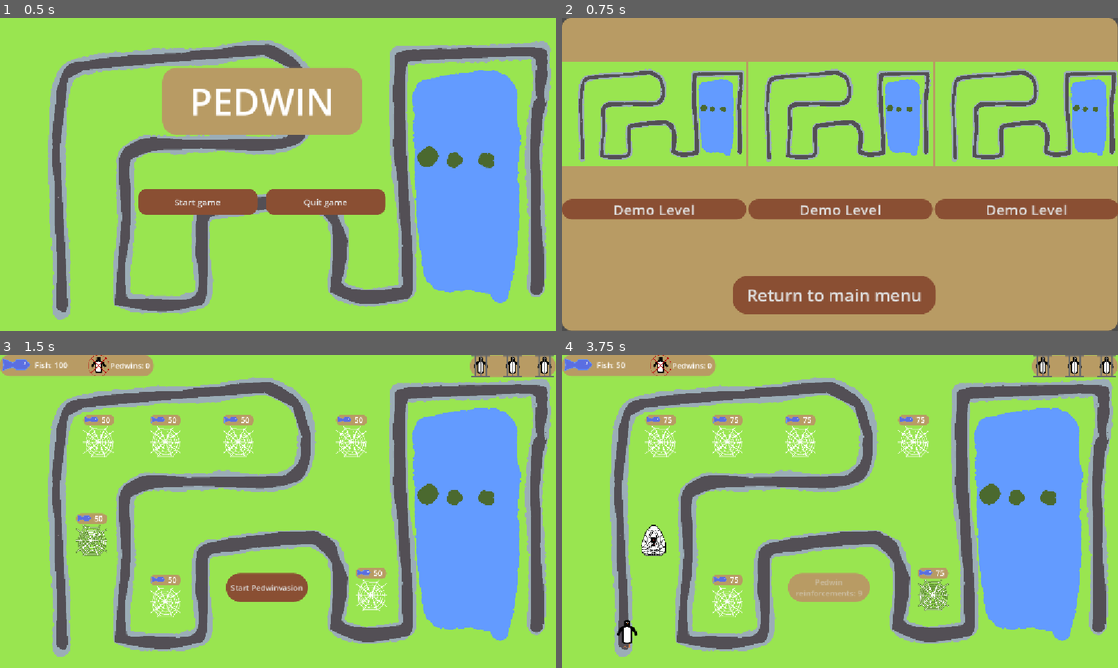
Above: before the commit, frames 1-4 (two rows, left to right).
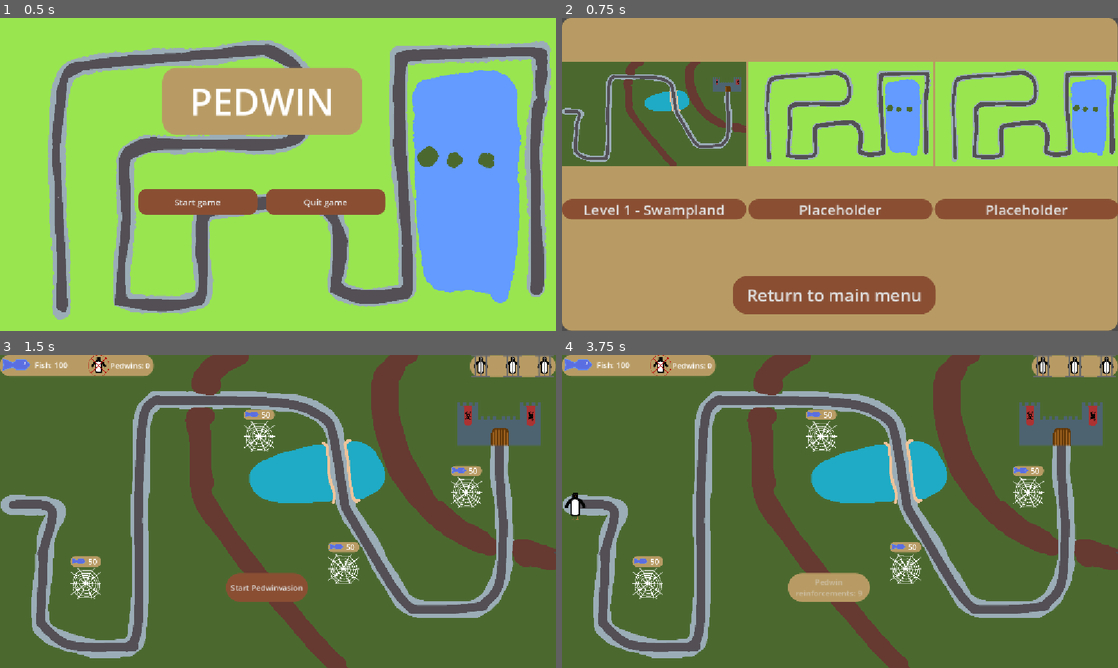
Above: after the commit, the same moments.

Repository: CrimsonCloak/pedwin
Game: Godot game, scene res://Scenes/menu.tscn
Two runs of this game, one before a commit and one after it. Both use one fixed random seed, a clock stepped at 60 frames per second and the inputs below.
Inputs (mouse positions are in pixels of both pictures, inside the frame that each line leads up to):
- Up to frame 1 (0.5 s): no input
- Up to frame 2 (0.75 s): click "Start game" at 0.5 s
- Up to frame 3 (1.5 s): click "Demo Level" (after the commit: "Level 1 - Swampland") at 1.25 s
- Up to frame 4 (3.75 s): click "Start Pedwinvasion" at 2 s; tap Enter at 2.75 s; move the mouse to (650, 539) at 2.77 s; click (650, 539) at 2.92 s; tap Space at 3.5 s; move the mouse to (934, 596) at 3.52 s; click (934, 596) at 3.67 s

Frame 1 is identical in both runs. In frame 2, 12% of the frame differs, in the area x 0-91%, y 14-65%; in frame 3, 95%; in frame 4, 95%, in the area x 0-100%, y 0-100%.

Commit message:
Add Swampland draft

Diff:
--- /dev/null
+++ b/Scenes/Levels/level1.tscn
@@ -0,0 +1,51 @@
+[gd_scene format=3 uid="uid://cpjtts2nw66da"]
+
+[ext_resource type="Script" uid="uid://cur77xedsl4gn" path="res://Scripts/game.gd" id="1_c0r4e"]
+[ext_resource type="PackedScene" uid="uid://cmw57ycpp3g6g" path="res://Scenes/game_manager.tscn" id="2_m0h5h"]
+[ext_resource type="Texture2D" uid="uid://cpglqn11br3y8" path="res://Assets/Level1.png" id="3_c0r4e"]
+[ext_resource type="PackedScene" uid="uid://dcgd821vn4q86" path="res://Scenes/empty_plot.tscn" id="4_i36j2"]
+[ext_resource type="PackedScene" uid="uid://br4vn4h68fivi" path="res://Scenes/UI/level_hud.tscn" id="5_hkfpk"]
+
+[sub_resource type="Curve2D" id="Curve2D_qxrlw"]
+_data = {
+"points": PackedVector2Array(0, 0, 0, 0, 11, 310, 0, 0, 0, 0, 110, 323, 0, 0, 0, 0, 87, 441, 0, 0, 0, 0, 85, 558, 0, 0, 0, 0, 141, 602, 0, 0, 0, 0, 273, 605, 0, 0, 0, 0, 284, 564, 0, 0, 0, 0, 295, 122, 0, 0, 0, 0, 321, 95, 0, 0, 0, 0, 589, 98, 0, 0, 0, 0, 655, 119, 0, 0, 0, 0, 683, 143, 0, 0, 0, 0, 716, 312, 0, 0, 0, 0, 832, 512, 0, 0, 0, 0, 870, 529, 0, 0, 0, 0, 997, 520, 0, 0, 0, 0, 1031, 484, 0, 0, 0, 0, 1040, 429, 0, 0, 0, 0, 1043, 363, 0, 0, 0, 0, 1035, 235, 0, 0, 0, 0, 1035, 189)
+}
+point_count = 21
+
+[node name="Game" type="Node2D" unique_id=1903733899]
+script = ExtResource("1_c0r4e")
+
+[node name="GameManager" parent="." unique_id=1840653045 instance=ExtResource("2_m0h5h")]
+
+[node name="Background" type="Sprite2D" parent="." unique_id=1396405459]
+position = Vector2(577, 325)
+scale = Vector2(0.6009259, 0.6009259)
+texture = ExtResource("3_c0r4e")
+
+[node name="Path2D" type="Path2D" parent="." unique_id=1841170749]
+curve = SubResource("Curve2D_qxrlw")
+
+[node name="SpawnTimer" type="Timer" parent="." unique_id=1759072209]
+wait_time = 1.5
+
+[node name="StartButton" type="Button" parent="." unique_id=307434285]
+offset_left = 468.0
+offset_top = 452.0
+offset_right = 638.0
+offset_bottom = 511.0
+text = "Start Pedwinvasion"
+autowrap_mode = 2
+
+[node name="EmptyPlot" parent="." unique_id=1246639761 instance=ExtResource("4_i36j2")]
+position = Vector2(178, 473)
+
+[node name="EmptyPlot2" parent="." unique_id=1249612798 instance=ExtResource("4_i36j2")]
+position = Vector2(966, 285)
+
+[node name="LevelHud" parent="." unique_id=1502562895 instance=ExtResource("5_hkfpk")]
+
+[node name="EmptyPlot5" parent="." unique_id=182507889 instance=ExtResource("4_i36j2")]
+position = Vector2(712, 443)
+
+[node name="EmptyPlot6" parent="." unique_id=2052110965 instance=ExtResource("4_i36j2")]
+position = Vector2(537, 169)
--- a/Scenes/UI/level_selection_screen.tscn
+++ b/Scenes/UI/level_selection_screen.tscn
@@ -2,6 +2,7 @@
 
 [ext_resource type="Texture2D" uid="uid://b6h3ttwrjyk4b" path="res://Assets/Background_grey.png" id="1_162a4"]
 [ext_resource type="Script" uid="uid://bw818ekxhf8ot" path="res://Scripts/level_selection_screen.gd" id="1_kelw6"]
+[ext_resource type="Texture2D" uid="uid://cpglqn11br3y8" path="res://Assets/Level1.png" id="2_i6ngy"]
 
 [node name="LevelSelectionScreen" type="Control" unique_id=278618105]
 layout_mode = 3
@@ -31,13 +32,14 @@
 
 [node name="Level preview" type="TextureRect" parent="Panel/HBoxContainer/Level1" unique_id=123060680]
 layout_mode = 2
-texture = ExtResource("1_162a4")
+texture = ExtResource("2_i6ngy")
 expand_mode = 5
 
 [node name="StartLevel" type="Button" parent="Panel/HBoxContainer/Level1" unique_id=2134277698]
 layout_mode = 2
 theme_override_font_sizes/font_size = 30
-text = "Demo Level"
+text = "Level 1 - Swampland
+"
 
 [node name="Level2" type="VBoxContainer" parent="Panel/HBoxContainer" unique_id=62467847]
 layout_mode = 2
@@ -53,7 +55,8 @@
 [node name="StartLevel" type="Button" parent="Panel/HBoxContainer/Level2" unique_id=2063828446]
 layout_mode = 2
 theme_override_font_sizes/font_size = 30
-text = "Demo Level"
+text = "Placeholder
+"
 
 [node name="Level3" type="VBoxContainer" parent="Panel/HBoxContainer" unique_id=44756299]
 layout_mode = 2
@@ -69,7 +72,7 @@
 [node name="StartLevel" type="Button" parent="Panel/HBoxContainer/Level3" unique_id=914534340]
 layout_mode = 2
 theme_override_font_sizes/font_size = 30
-text = "Demo Level"
+text = "Placeholder"
 
 [node name="Return button" type="Button" parent="." unique_id=357894673]
 layout_mode = 0
--- a/Scripts/level_selection_screen.gd
+++ b/Scripts/level_selection_screen.gd
@@ -16,7 +16,7 @@
 	get_tree().change_scene_to_file("res://Scenes/menu.tscn")
 
 func start_level1():
-	get_tree().change_scene_to_file("res://Scenes/Levels/demogame.tscn")
+	get_tree().change_scene_to_file("res://Scenes/Levels/level1.tscn")
 
 func start_level2():
 	get_tree().change_scene_to_file("res://Scenes/Levels/demogame.tscn")
Binary file changed: Assets/Level1.png
Not shown, changed: Assets/Level1.png.import
